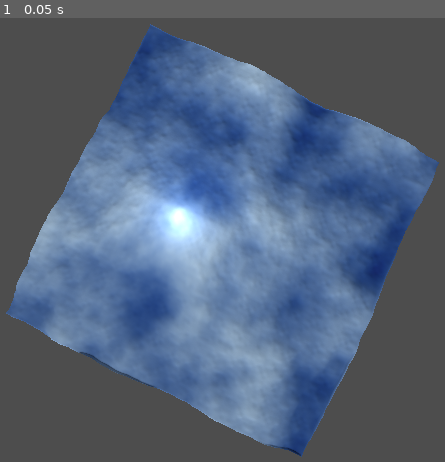
Above: before the commit, frame 1.
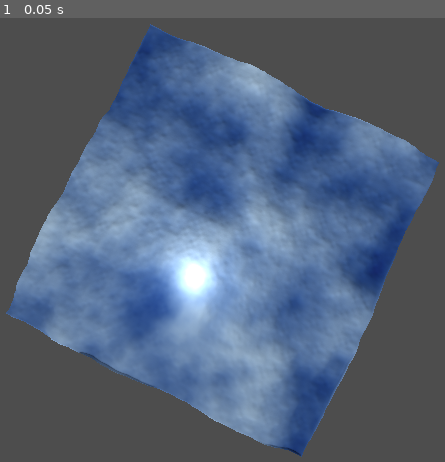
Above: after the commit, the same moment.

Repository: osid54/penguin
Game: Godot game, scene res://src/actors/terrain.tscn
Two runs of this game, one before a commit and one after it. Both use one fixed random seed, a clock stepped at 60 frames per second and the inputs below. The project has no main scene, so this scene is started directly.
Inputs:
- Up to frame 1 (0.05 s): no input

The runs differ from the first frame. In frame 1, 5.1% of the frame differs, in the area x 28-55%, y 34-70%.

Commit message:
finish light

Diff:
--- a/src/actors/terrain.tscn
+++ b/src/actors/terrain.tscn
@@ -34,7 +34,7 @@
 zoom_out = 101.0
 
 [node name="OmniLight3D" type="OmniLight3D" parent="."]
-transform = Transform3D(1, 0, 0, 0, 1, 0, 0, 0, 1, -18.6156, 11.0855, 1.027)
+transform = Transform3D(1, 0, 0, 0, 1, 0, 0, 0, 1, -3.80476, 11.0855, 19.2127)
 light_energy = 16.0
 omni_range = 537.952
 
